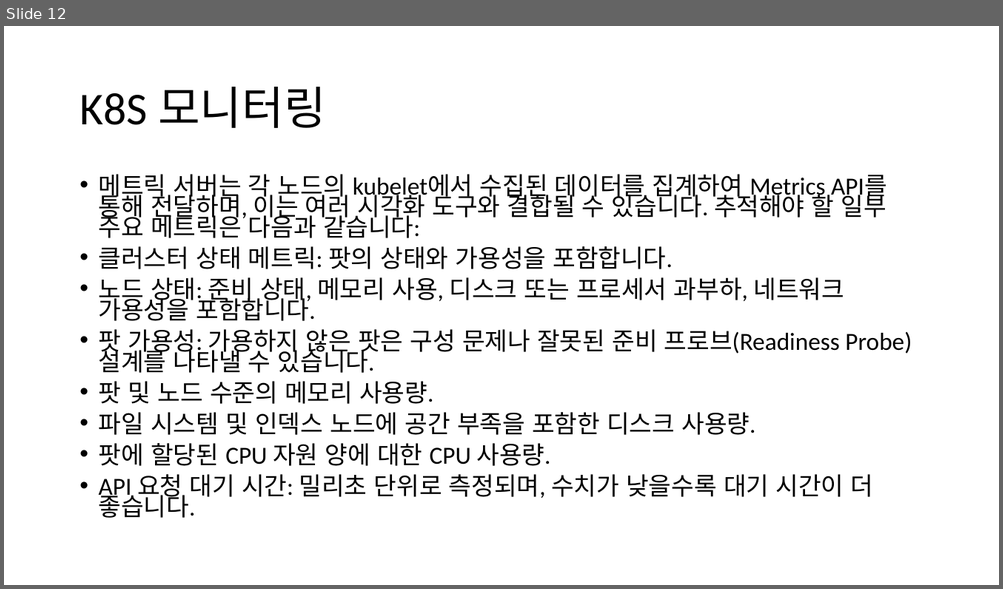
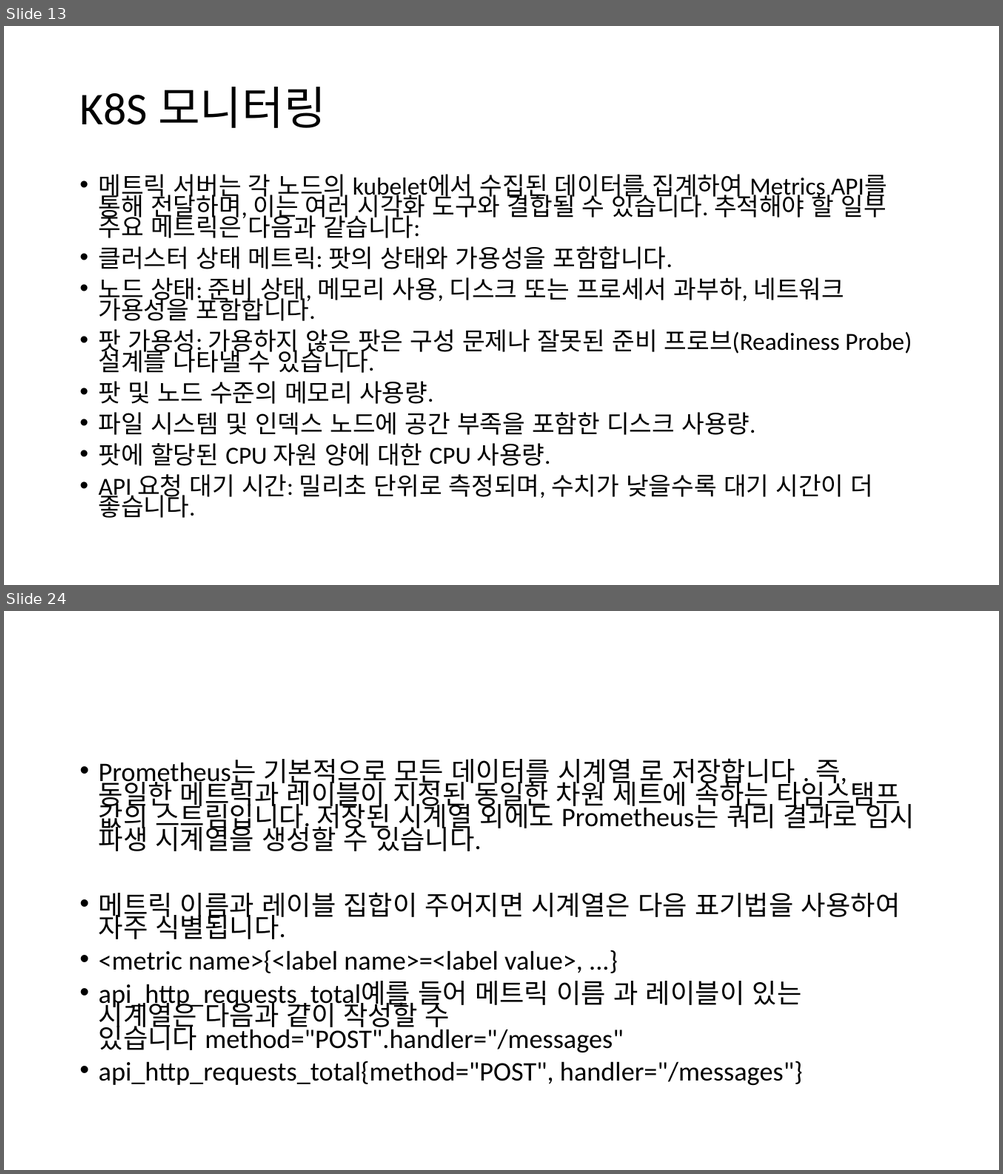
Before and after one commit to sangwonchoi/observability, a slide deck: Session PPT.pptx. Shown one above the other, each under a label of ours: slide 12 before the commit, slides 13 and 24 after it; the slides between them are not shown. The pictures are 1003x589 and 1003x1174 pixels, drawn with LibreOffice and Linux fonts; fonts in the diff are those of the drawing; background and template pictures are left out. Boxes give left, top, right and bottom in pixels: in the first picture for what was removed or moved away, otherwise in the second. Text is boxed around its words. In the diff, an @@ line names an element or a change of style, - is before the commit and + after.

```diff
--- a/Session PPT.pptx
+++ b/Session PPT.pptx
@@ slide 24 added at [4, 611, 999, 1170], background #FFFFFF @@
@@ text added at [99, 758, 914, 1086], 25.9 pt, text #000000 @@
+• Prometheus는 기본적으로 모든 데이터를 시계열 로 저장합니다 . 즉, 동일한 메트릭과 레이블이 지정된 동일한 차원 세트에 속하는 타임스탬프 값의 스트림입니다. 저장된 시계열 외에도 Prometheus는 쿼리 결과로 임시 파생 시계열을 생성할 수 있습니다.
+• 메트릭 이름과 레이블 집합이 주어지면 시계열은 다음 표기법을 사용하여 자주 식별됩니다.
+• <metric name>{<label name>=<label value>, ...}
+• api_http_requests_total예를 들어 메트릭 이름 과 레이블이 있는 시계열은 다음과 같이 작성할 수 있습니다 method="POST".handler="/messages"
+• api_http_requests_total{method="POST", handler="/messages"}
@@ what was slide 12 is now slide 13 @@
```
Also in this commit, not shown: 2 slides changed, 15 other slides added, 1 slide removed, 3 other files.
